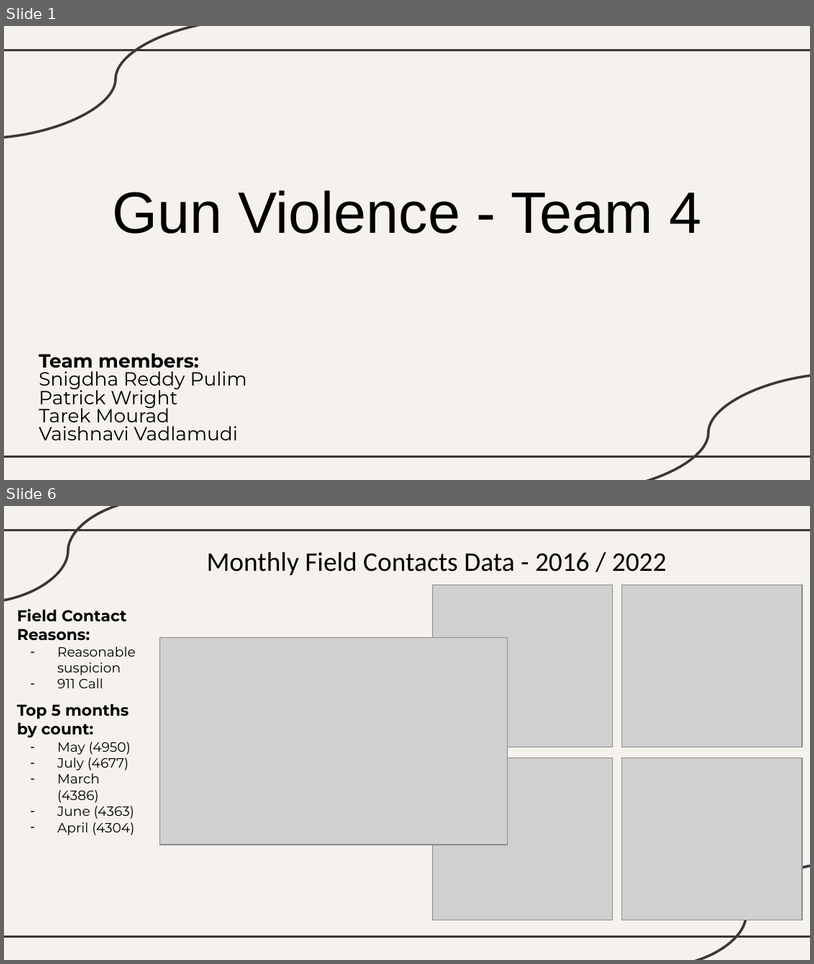
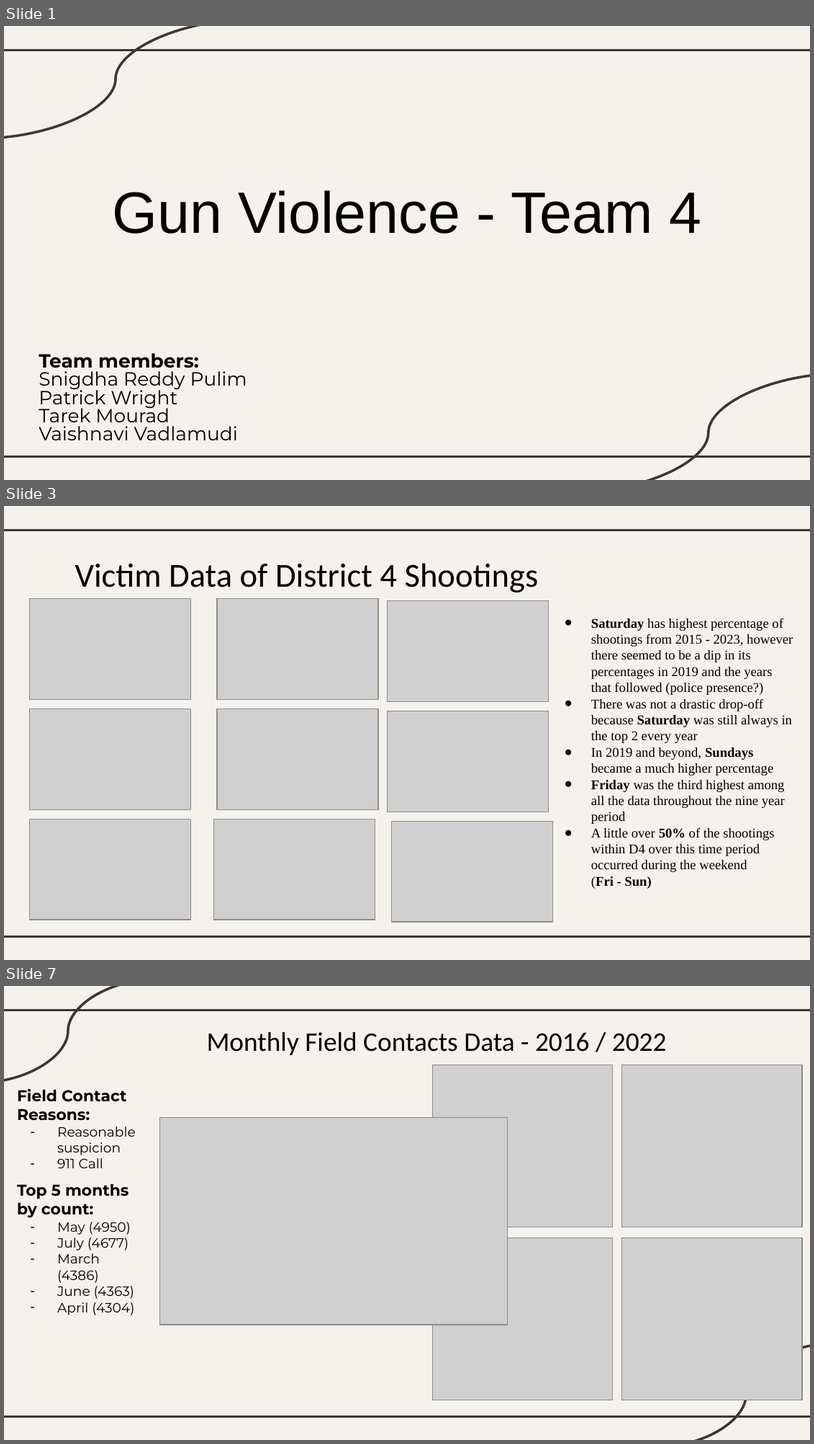
Before and after one commit to BU-Spark/ds-councilor-worrell-gun-violence, a slide deck: spring23-team-4/deliverables/deliverable 2/Early Insights.pptx. Shown one above the other, each under a label of ours: slides 1 and 6 before the commit, slides 1, 3 and 7 after it; the slides between them are not shown. The pictures are 814x964 and 814x1444 pixels, drawn with LibreOffice and Linux fonts; fonts in the diff are those of the drawing; grey boxes stand for pictures. Boxes give left, top, right and bottom in pixels: in the first picture for what was removed or moved away, otherwise in the second. Text is boxed around its words. In the diff, an @@ line names an element or a change of style, - is before the commit and + after.

```diff
--- a/spring23-team-4/deliverables/deliverable 2/Early Insights.pptx
+++ b/spring23-team-4/deliverables/deliverable 2/Early Insights.pptx
@@ slide 3 added at <box>4,506,810,960</box>, background #F5F2EE; not listed: 2 template elements that a slide beside it also shows @@
@@ title added at <box>75,563,539,592</box>, 30 pt, text #000000 @@
+Victim Data of District 4 Shootings
@@ picture added at <box>30,599,191,700</box> @@
@@ picture added at <box>217,599,378,700</box> @@
@@ picture added at <box>388,600,549,701</box> @@
@@ text added at <box>592,618,793,888</box>, 12 pt, text #000000 @@
+● Saturday has highest percentage of shootings from 2015 - 2023, however there seemed to be a dip in its percentages in 2019 and the years that followed (police presence?)
+● There was not a drastic drop-off because Saturday was still always in the top 2 every year
+● In 2019 and beyond, Sundays became a much higher percentage
+● Friday was the third highest among all the data throughout the nine year period
+● A little over 50% of the shootings within D4 over this time period occurred during the weekend (Fri - Sun)
@@ picture added at <box>30,708,191,809</box> @@
@@ picture added at <box>217,708,378,809</box> @@
@@ picture added at <box>388,710,549,811</box> @@
@@ picture added at <box>30,819,191,920</box> @@
@@ picture added at <box>214,819,375,920</box> @@
@@ picture added at <box>391,821,553,921</box> @@
@@ what was slide 6 is now slide 7 @@
```
Also in this commit, not shown: 2 slides changed, 2 other slides added, 2 slides removed.
